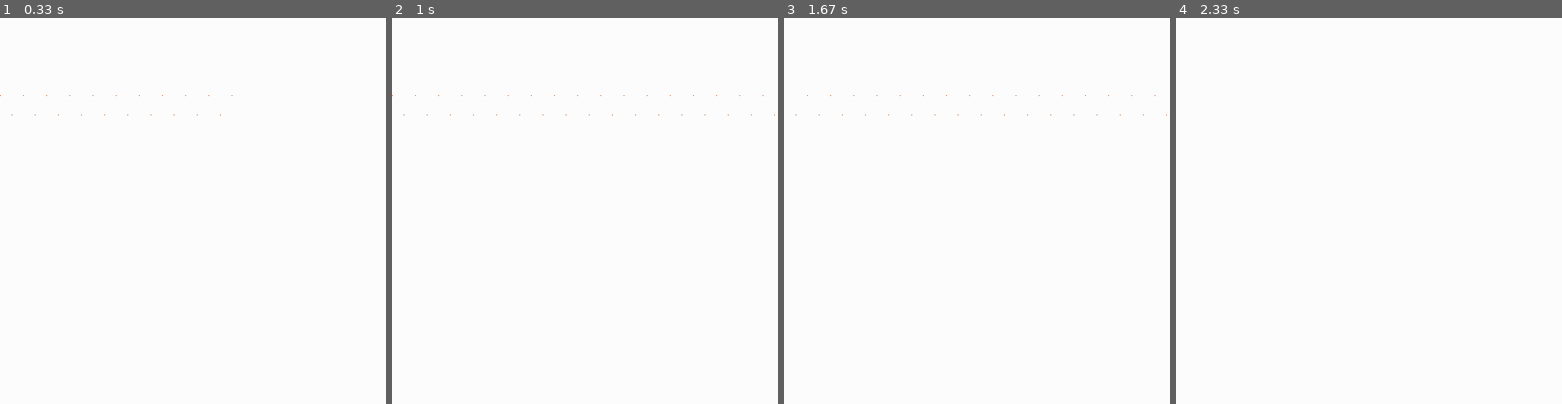
Above: before the commit, frames 1-4 (left to right).
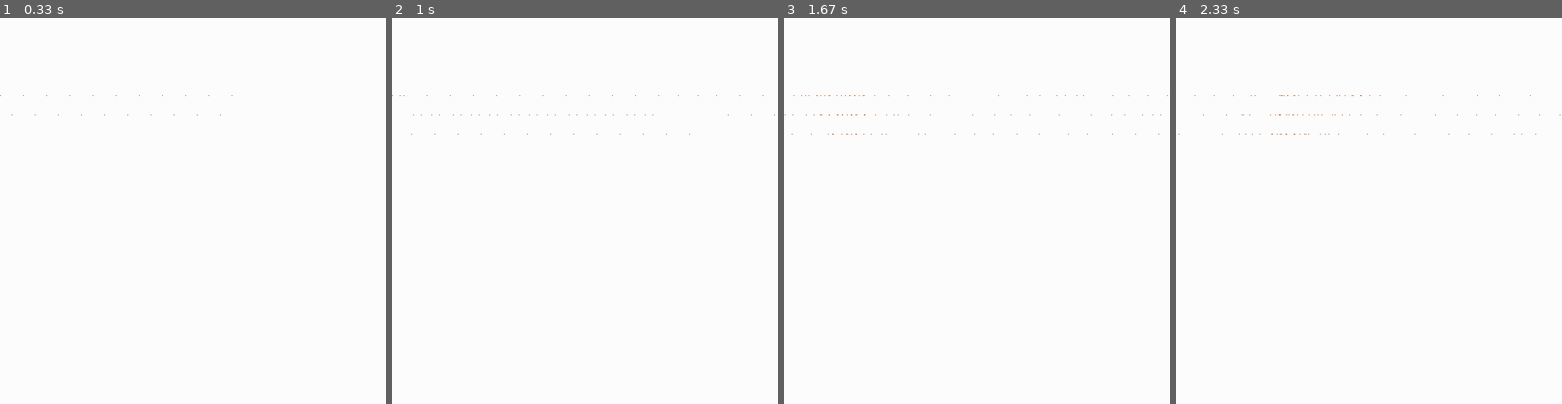
Above: after the commit, the same moments.

Repository: atonderski/TrafficMadness
Game: pygame game, started from traffic_madness/main.py
Same seed, same stepped clock (60 frames per second), same inputs: the game is played once before the commit and once after it.
Inputs:
- Up to frame 1 (0.33 s): no input
- Up to frame 2 (1 s): no input
- Up to frame 3 (1.67 s): no input
- Up to frame 4 (2.33 s): no input

Frame 1 is identical in both runs. In frame 2, less than 0.1% of the frame differs, in the area x 2-82%, y 20-31%; in frame 3, less than 0.1%, in the area x 0-100%, y 20-31%; in frame 4, less than 0.1%.

Commit message:
Decrease track length and fix an indexing bug

Diff:
--- a/traffic_madness/car/lane_switching_car.py
+++ b/traffic_madness/car/lane_switching_car.py
@@ -33,7 +33,7 @@
                 allowed_lanes.append(self.lane - 1)
             switched_lanes = False
             for lane in allowed_lanes:
-                if self.lane_is_safe(nearby_cars[lane]):
+                if self.lane_is_safe(nearby_cars[lane], safety_distance):
                     self.lane = lane
                     switched_lanes = True
                     break
@@ -41,8 +41,8 @@
                 self.velocity -= self.acceleration * timestep
         self.position += self.velocity * timestep
 
-    def lane_is_safe(self, cars_in_lane):
+    def lane_is_safe(self, cars_in_lane, safety_distance):
         if not cars_in_lane:
             return True
         distances = [abs(car.position - self.position) for car in cars_in_lane]
-        return min(distances) > self.safe_distance
+        return min(distances) > safety_distance
--- a/traffic_madness/config.py
+++ b/traffic_madness/config.py
@@ -4,7 +4,7 @@
     def __init__(self):
         # track properties
         self.speed_limit = 30
-        self.track_length = 5000
+        self.track_length = 1000
         self.max_num_cars = 100
         self.buffer_length = 3
         # car properties
--- a/traffic_madness/track/multi_lane_track.py
+++ b/traffic_madness/track/multi_lane_track.py
@@ -38,7 +38,7 @@
             nearby_cars[car.lane].remove(car)
             car.update(self.speed_limit, nearby_cars)
             # Check if we need to wrap the car (periodic boundary)
-            if car.position > self.track_length:
+            if car.position >= self.track_length:
                 car.position -= self.track_length
             # Inform the car tracker that the car has moved
             self.cars.car_has_moved(car=car, old_position=old_position)
--- a/traffic_madness/track/single_lane_track.py
+++ b/traffic_madness/track/single_lane_track.py
@@ -45,7 +45,7 @@
             car.update(self.speed_limit, nearby_cars)
 
             # Check if we need to wrap the car (periodic boundary)
-            if car.position > self.track_length:
+            if car.position >= self.track_length:
                 car.position -= self.track_length
                 self.back_car_index = i
 
